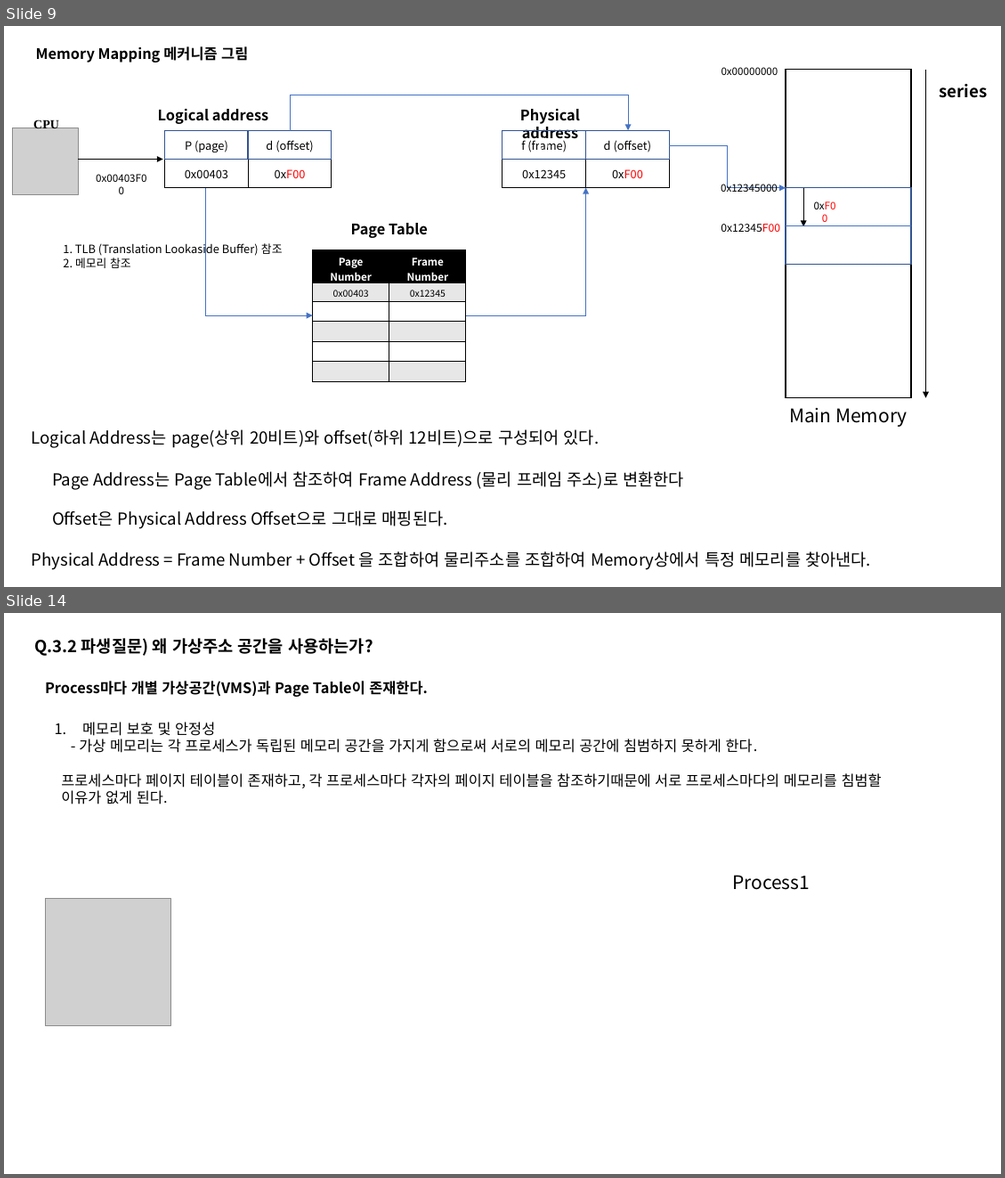
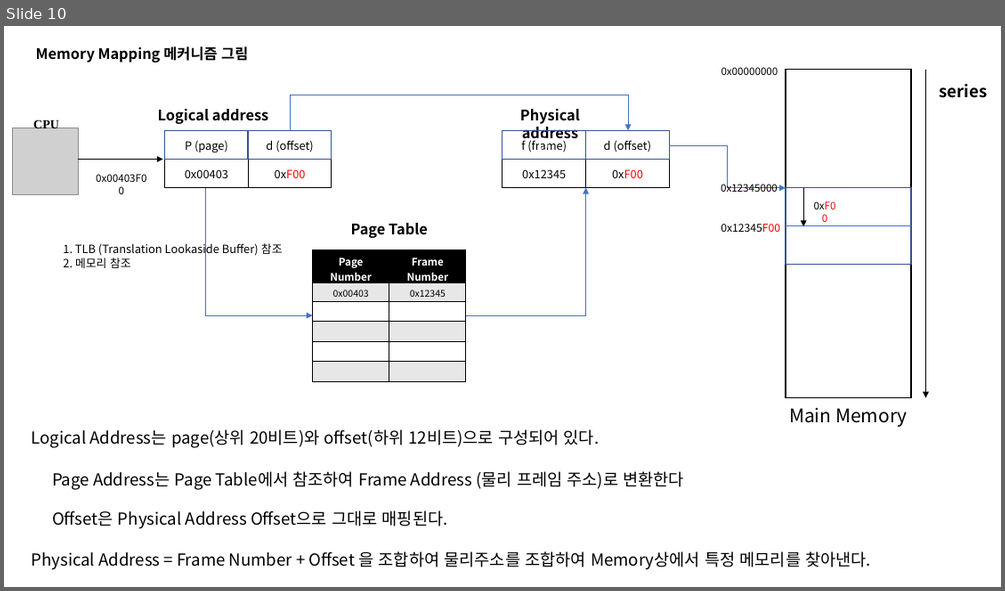
Before and after one commit to taehyuklee/C-CppStudy, a slide deck: CSwithC/CS-explanation.pptx. Shown one above the other, each under a label of ours: slides 9 and 14 before the commit, slide 10 after it; the slides between them are not shown. The pictures are 1005x1178 and 1005x591 pixels, drawn with LibreOffice and Linux fonts; fonts in the diff are those of the drawing; grey boxes stand for pictures. Boxes give left, top, right and bottom in pixels: in the first picture for what was removed or moved away, otherwise in the second. Text is boxed around its words. In the diff, an @@ line names an element or a change of style, - is before the commit and + after.

```diff
--- a/CSwithC/CS-explanation.pptx
+++ b/CSwithC/CS-explanation.pptx
@@ slide 14 removed at bbox=[4, 613, 1001, 1174], background #FFFFFF @@
@@ text removed at bbox=[34, 638, 372, 656] @@
-Q.3.2 파생질문) 왜 가상주소 공간을 사용하는가?
@@ text removed at bbox=[45, 681, 428, 697] @@
-Process마다 개별 가상공간(VMS)과 Page Table이 존재한다.
@@ text removed at bbox=[79, 722, 758, 753] @@
-1. 메모리 보호 및 안정성
-- 가상 메모리는 각 프로세스가 독립된 메모리 공간을 가지게 함으로써 서로의 메모리 공간에 침범하지 못하게 한다.
@@ text removed at bbox=[61, 773, 882, 804] @@
-프로세스마다 페이지 테이블이 존재하고, 각 프로세스마다 각자의 페이지 테이블을 참조하기때문에 서로 프로세스마다의 메모리를 침범할 이유가 없게 된다.
@@ text removed at bbox=[732, 875, 809, 890] @@
-Process1
@@ picture removed at bbox=[46, 899, 170, 1026] @@
@@ what was slide 9 is now slide 10 @@
```
Also in this commit, not shown: 4 slides changed, 1 slide added, 1 other slide removed.
